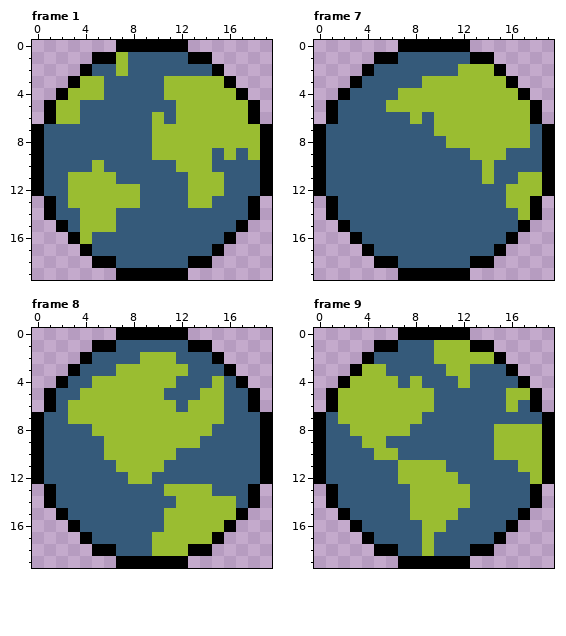
Edited in one commit: animated GIF sprite (images/earth.gif). Above is the file before it was changed.
The file is 20x20 pixels, 9 frames. Shown: frame 1, frame 7, frame 8, frame 9.
New version:
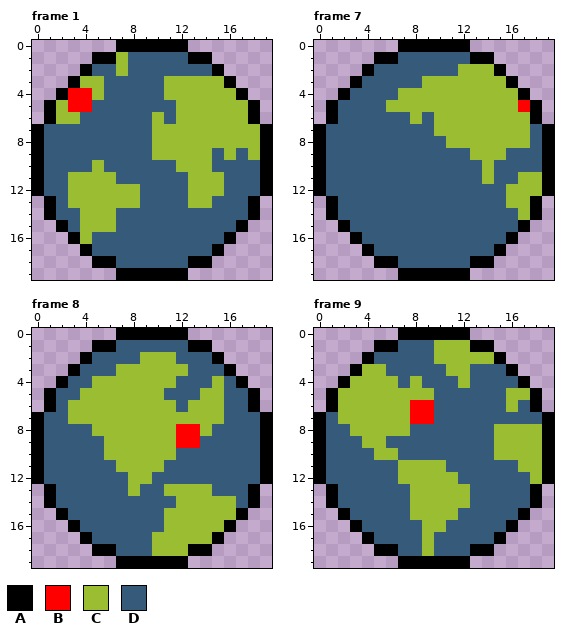
Palette (. is transparent): A #000000  B #ff0000  C #9abd31  D #355a7a
Changes in this commit:
Frame 1:
Colour C becomes colour B in row 4 at x 3 to 4; in row 5 at x 3.
Colour D becomes colour B in row 5 at x 4.
Frame 7:
Colour C becomes colour B in row 5 at x 17.
Frame 8:
Colour C becomes colour B in rows 8 to 9 at x 12 to 13.
Colour D becomes colour C in row 13 at x 8.
Frame 9:
Colour C becomes colour B in row 6 at x 8 to 9; in row 7 at x 8.
Colour D becomes colour B in row 7 at x 9.
Boxes around the changes in both pictures, in picture pixels (x1, y1, x2, y2):
changed: (68, 88, 92, 112)
changed: (518, 100, 530, 112)
changed: (176, 424, 200, 448)
changed: (128, 484, 140, 496)
changed: (410, 400, 434, 424)
